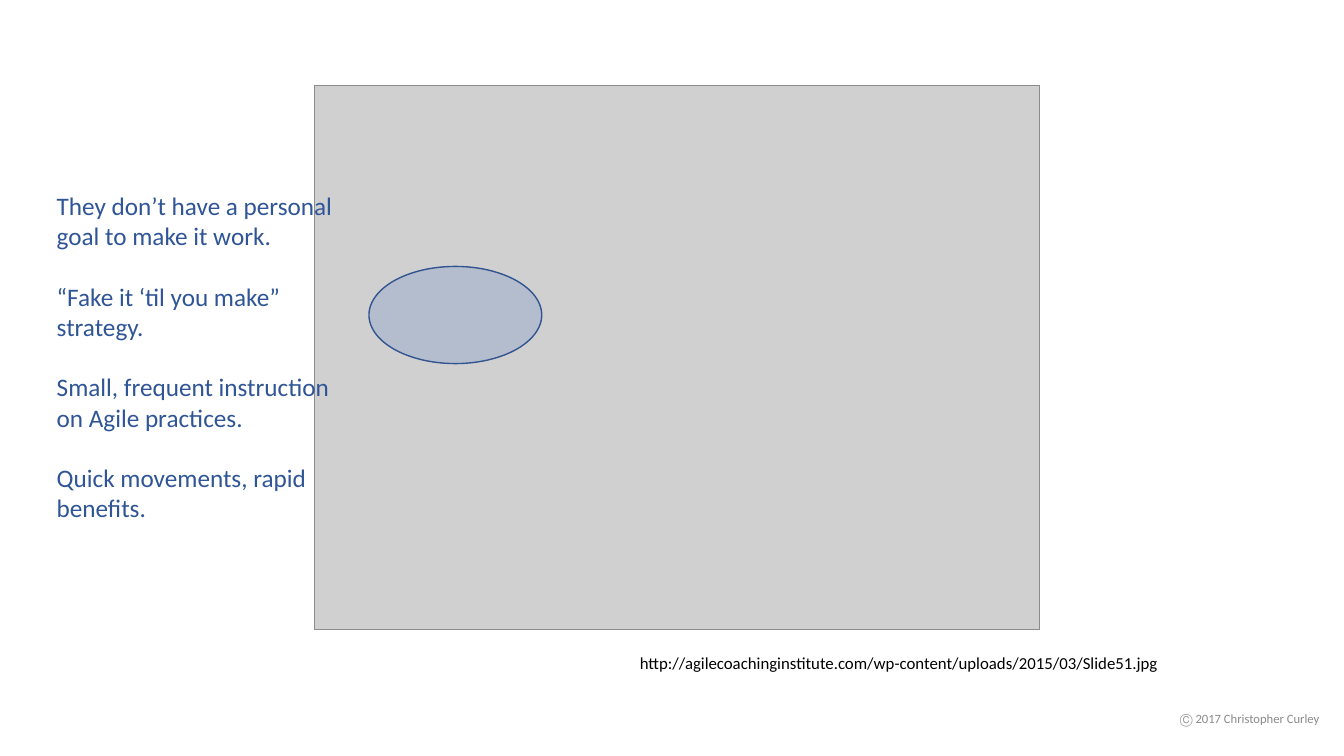
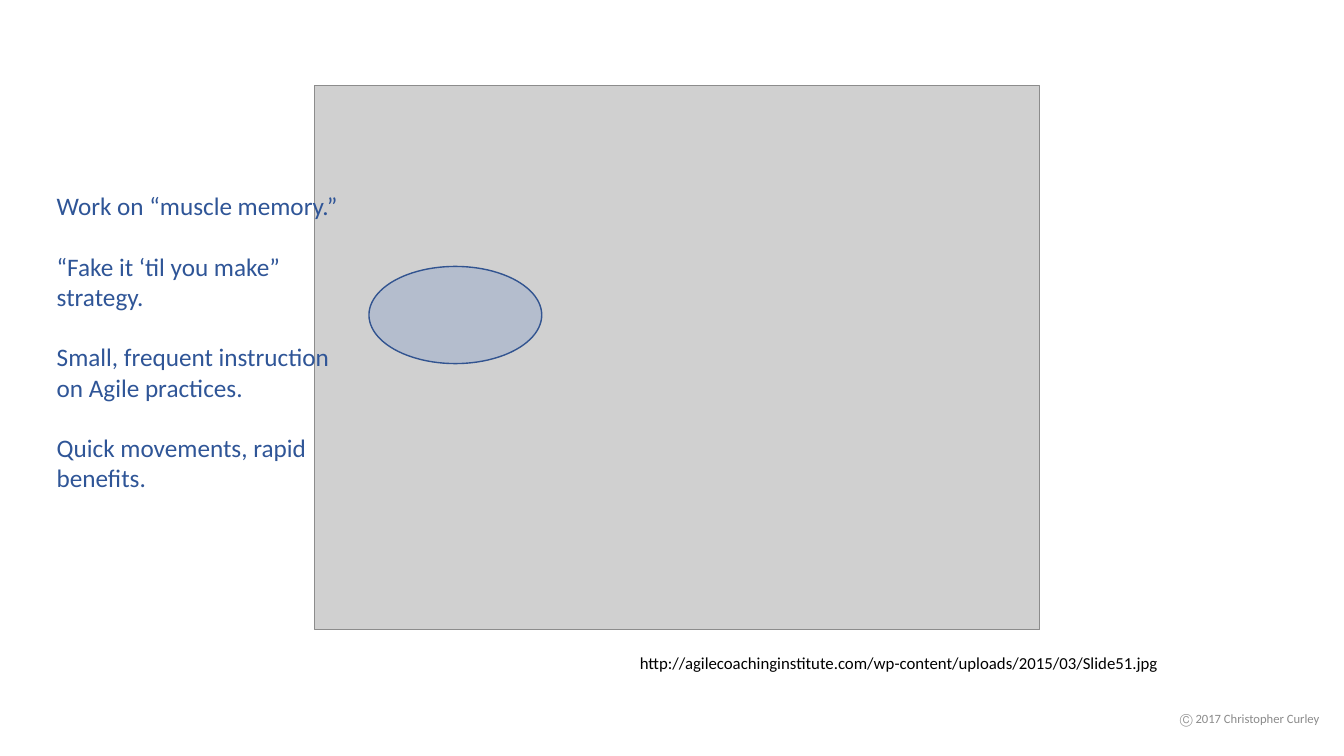
Before and after one commit to ccurley/presos, a slide deck: slide 17 of Agile Attitudes.v2.pptx. Drawn at 1344x756 pixels with LibreOffice and Linux fonts; fonts in the diff are those of the drawing; grey boxes stand for pictures. Boxes give left, top, right and bottom in pixels: in the first picture for what was removed or moved away, otherwise in the second. Text is boxed around its words. In the diff, an @@ line names an element or a change of style, - is before the commit and + after.

```diff
--- a/Agile Attitudes.v2.pptx
+++ b/Agile Attitudes.v2.pptx
@@ text at <box>57,195,338,222</box>: text changed @@
-They don’t have a personal goal to make it work.
+Work on “muscle memory.”
```
Also in this commit, not shown: 5 other slides changed.
